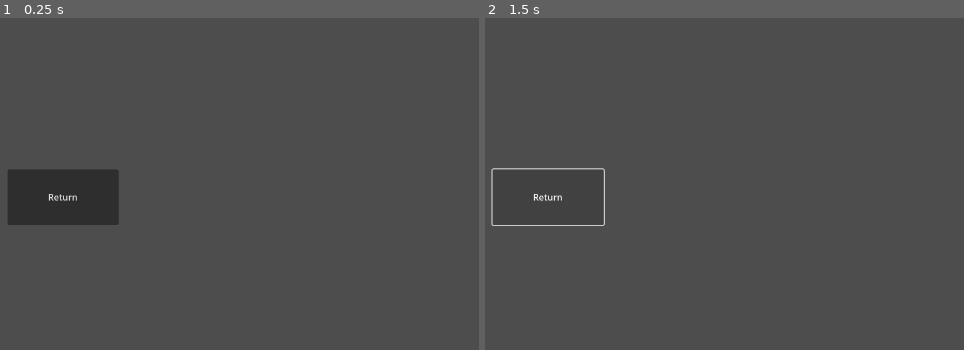
Above: before the commit, frames 1-2 (left to right).
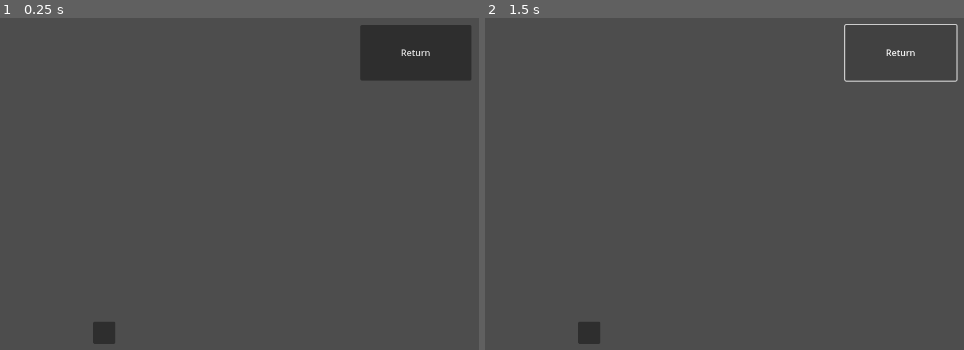
Above: after the commit, the same moments.

Repository: Pandaman1441/TB
Game: Godot game, scene res://Screens/battle.tscn
Two runs of this game, one before a commit and one after it. Both use one fixed random seed, a clock stepped at 60 frames per second and the inputs below. This scene is started directly instead of the project's main scene.
Inputs:
- Up to frame 1 (0.25 s): no input
- Up to frame 2 (1.5 s): tap Enter at 0.5 s; click "Return" at 1.25 s

The runs differ from the first frame. In frame 1, 7.9% of the frame differs, in the area x 1-99%, y 2-99%; in frame 2, 1.1%.
Error after the commit: Parse Error: The function signature doesn't match the parent. Parent signature is "start_turn(Archetype, Variant) -> void". (res://Classes/Actors/Enemies/gobli…

Commit message:
hit chance, more defined skills, basic actions are now methods

Diff:
--- a/Classes/Actors/Allies/artificer.tscn
+++ b/Classes/Actors/Allies/artificer.tscn
@@ -7,3 +7,6 @@
 [node name="artificer" instance=ExtResource("1_umfvf")]
 script = ExtResource("2_q7h26")
 stats = ExtResource("3_81i6s")
+skills_defs = null
+team = null
+inititive = null
--- a/Classes/Skills/Scripts/basic_attack.gd
+++ /dev/null
@@ -1 +0,0 @@
-extends Deal_Damage
--- a/Classes/Skills/Scripts/fireball.gd
+++ b/Classes/Skills/Scripts/fireball.gd
@@ -4,7 +4,10 @@
 class_name Fireball
 
 
+func execute(user: Archetype, target: Archetype) -> void:
+	var dmg = get_damage(user)
+	target.apply_damage(dmg)
 
-
-func execute(user, target) -> void:
-	pass
+func get_damage(user: Archetype) -> int:
+	var scaling = ceil(user.stats.mp.current * .3)
+	return scaling + base_damage
--- a/Classes/Skills/basic_attack.tres
+++ /dev/null
@@ -1,12 +0,0 @@
-[gd_resource type="Resource" script_class="Skill" load_steps=3 format=3 uid="uid://dv164aj8ub180"]
-
-[ext_resource type="Script" uid="uid://bfwsdrvipovft" path="res://Classes/Skills/Scripts/basic_attack.gd" id="1_hnpl0"]
-[ext_resource type="Script" uid="uid://cfha302j5xcmi" path="res://Classes/Skills/skill.gd" id="1_jj8sq"]
-
-[resource]
-script = ExtResource("1_jj8sq")
-skill_name = "Basic Attack"
-skill_description = "PH"
-mana_cost = 0
-effect = ExtResource("1_hnpl0")
-metadata/_custom_type_script = "uid://cfha302j5xcmi"
--- a/Classes/Skills/fireball.tres
+++ b/Classes/Skills/fireball.tres
@@ -3,13 +3,14 @@
 [ext_resource type="Script" uid="uid://c1rh8pbmlxdsp" path="res://Classes/Skills/Scripts/fireball.gd" id="1_18klj"]
 [ext_resource type="Script" uid="uid://cfha302j5xcmi" path="res://Classes/Skills/skill.gd" id="1_ck4kc"]
 
-[sub_resource type="Resource" id="Resource_l3kii"]
+[sub_resource type="Resource" id="Resource_18klj"]
 script = ExtResource("1_18klj")
-damage = 10
+base_damage = 10
 range = 0
 radius = 0
 target_type = ""
 position = Vector2(0, 0)
+ap = 0
 metadata/_custom_type_script = "uid://c1rh8pbmlxdsp"
 
 [resource]
@@ -17,5 +18,6 @@
 skill_name = "Fireball"
 skill_description = "ball of fire"
 mana_cost = 10
-effect = SubResource("Resource_l3kii")
+effect = SubResource("Resource_18klj")
+cooldown = 1
 metadata/_custom_type_script = "uid://cfha302j5xcmi"
--- a/Classes/Skills/skill.gd
+++ b/Classes/Skills/skill.gd
@@ -8,3 +8,4 @@
 
 @export var mana_cost : int
 @export var effect : Action
+@export var cooldown : int
--- /dev/null
+++ b/Classes/Skills/skill_instance.gd
@@ -0,0 +1,17 @@
+extends RefCounted
+
+class_name Skill_Instance
+
+var def: Skill
+var current_cooldown: int = 0
+
+func _init(d: Skill) -> void:
+	def = d
+
+func can_user(user: Archetype) -> bool:
+	return user.stats.resource.current >= def.mana_cost and current_cooldown == 0
+
+func use(user: Archetype, target: Archetype):
+	user.stats.resource.current - def.mana_cost
+	def.effect.execute(user,target)
+	current_cooldown = def.cooldown
--- a/Classes/assets/archetype.gd
+++ b/Classes/assets/archetype.gd
@@ -14,8 +14,8 @@
 
 
 var hp: int
-var skills: Array[Skill] = []
-var actions: Array[Skill] = []  # basic actions like basic attack, move, end turn
+var skill_states: Array[Skill_Instance] = []
+
 var level: int = 1
 var xp = 0
 var xp_total = 0
@@ -25,13 +25,17 @@
 func _ready() -> void:
 	hp = stats.hp.current
 	ap = 0
+	for def in skills_defs:
+		skill_states.append(Skill_Instance.new(def))
 
 func is_alive() -> bool:
 	return hp > 0
 
-func start_turn() -> void:
+func start_turn(target: Archetype, action) -> void:
 	emit_signal('turn_started', self)
 	ap = 2
+	action.execute(self, target)
+	await get_tree().create_timer(1.0); 'timeout'
 
 func end_turn() -> void:
 	ap = 0
@@ -63,3 +67,16 @@
 	level += 1
 	xp_requirement = get_required_xp(level + 1)
 	# increase stats based on class here
+
+
+# basic actions; basic attack, move, wait
+# classes have their own scaling so override basic attack and maybe some move more spaces
+
+func basic_attack(target: Archetype):
+	pass
+
+func move():
+	pass
+
+func wait():
+	pass
--- a/Combat/Actions/deal_damage.gd
+++ b/Combat/Actions/deal_damage.gd
@@ -3,8 +3,24 @@
 
 class_name Deal_Damage
 
-@export var damage : int
+@export var base_damage : int
 @export var range: int
 @export var radius: int
 @export var target_type: String
 @export var position: Vector2
+@export var uses_hit_check: bool
+
+func _init() -> void:
+	pass
+
+func execute(user: Archetype, target: Archetype):
+	pass
+
+func get_damage(user: Archetype):
+	pass
+
+func get_preview(user: Archetype, target: Archetype):
+	var out
+	if uses_hit_check:
+		out['hit_chance'] = Calc_Hc.hit_chance(user,target)
+	return out
--- /dev/null
+++ b/Combat/calculate_hit_chance.gd
@@ -0,0 +1,21 @@
+extends Node
+
+class_name hit_chance
+
+# clamp bounds so nothing is 0%/100%
+const MIN_HIT = 5
+const MAX_HIT = 95
+
+# acc_mod/eva_mod let actions tweak the formula (weapon traits, buffs, etc.)
+func hit_chance(user, target) -> int:
+	var acc = float(user.stats.accuracy.current)
+	var ag = target.stats.ag.current
+	var d = float(ag * .70) / float(ag + 80)
+	var pct = acc - d
+
+	return int(clamp(round(pct), MIN_HIT, MAX_HIT))
+
+func roll_hit(pct: int) -> bool:
+	var roll = randi_range(1, 100)
+	return roll <= pct
+	# true is a success
--- a/Combat/turn_queue.gd
+++ b/Combat/turn_queue.gd
@@ -2,7 +2,7 @@
 
 class_name TurnQueue
 
-var active_character
+var active_character : Archetype
 
 func initialize():
 	active_character = get_child(0)
@@ -18,8 +18,9 @@
 	# compare two character's inititive rolls
 	return a.inititive > b.inititive
 
-func play_turn():
-	await active_character.play_turn(); 'completed'
+func play_turn(target : Archetype, action: Action):
+	if active_character.is_alive():
+		await active_character.play_turn(target,action); 'completed'
 	var new_idx : int = (active_character.get_index() + 1) % get_child_count()
 	active_character = get_child(new_idx)
 
--- a/Screens/battle.tscn
+++ b/Screens/battle.tscn
@@ -1,7 +1,10 @@
-[gd_scene load_steps=4 format=3 uid="uid://dclwxggw4286d"]
+[gd_scene load_steps=7 format=3 uid="uid://dclwxggw4286d"]
 
 [ext_resource type="Script" uid="uid://djne75hraxpj1" path="res://Screens/scripts/battle.gd" id="1_w7k78"]
 [ext_resource type="Script" uid="uid://3j7gc7v7mu78" path="res://Screens/grid.gd" id="2_i4bo0"]
+[ext_resource type="Script" uid="uid://bmbcbxtaedqss" path="res://Combat/turn_queue.gd" id="3_dphil"]
+[ext_resource type="PackedScene" uid="uid://dx02jry4qf6y7" path="res://Classes/Actors/Enemies/goblin.tscn" id="4_4myx4"]
+[ext_resource type="PackedScene" uid="uid://d05a82gggsiat" path="res://Classes/Actors/Allies/artificer.tscn" id="5_lvpb0"]
 
 [sub_resource type="TileSet" id="TileSet_owjfn"]
 
@@ -14,10 +17,10 @@
 anchor_top = 0.5
 anchor_right = 0.5
 anchor_bottom = 0.5
-offset_left = 577.0
-offset_top = 278.0
-offset_right = 777.0
-offset_bottom = 378.0
+offset_left = 1212.0
+offset_top = 18.0
+offset_right = 1412.0
+offset_bottom = 118.0
 grow_horizontal = 2
 grow_vertical = 2
 text = "Return"
@@ -27,4 +30,25 @@
 format = 2
 script = ExtResource("2_i4bo0")
 
+[node name="TurnQueue" type="Node2D" parent="."]
+script = ExtResource("3_dphil")
+metadata/_custom_type_script = "uid://bmbcbxtaedqss"
+
+[node name="goblin" parent="TurnQueue" instance=ExtResource("4_4myx4")]
+
+[node name="goblin2" parent="TurnQueue" instance=ExtResource("4_4myx4")]
+
+[node name="artificer" parent="TurnQueue" instance=ExtResource("5_lvpb0")]
+skills_defs = null
+team = null
+inititive = null
+
+[node name="CanvasLayer" type="CanvasLayer" parent="."]
+
+[node name="ItemList" type="ItemList" parent="CanvasLayer"]
+offset_left = 731.0
+offset_top = 552.0
+offset_right = 771.0
+offset_bottom = 592.0
+
 [connection signal="pressed" from="Return" to="." method="_on_return_pressed"]
--- a/project.godot
+++ b/project.godot
@@ -15,6 +15,10 @@
 config/features=PackedStringArray("4.4", "Forward Plus")
 config/icon="res://icon.svg"
 
+[autoload]
+
+Calc_Hc="*res://Combat/calculate_hit_chance.gd"
+
 [display]
 
 window/size/viewport_width=1440
Not shown, removed: Classes/Skills/Scripts/basic_attack.gd.uid
Not shown, added: Classes/Skills/skill_instance.gd.uid
Not shown, added: Combat/calculate_hit_chance.gd.uid
